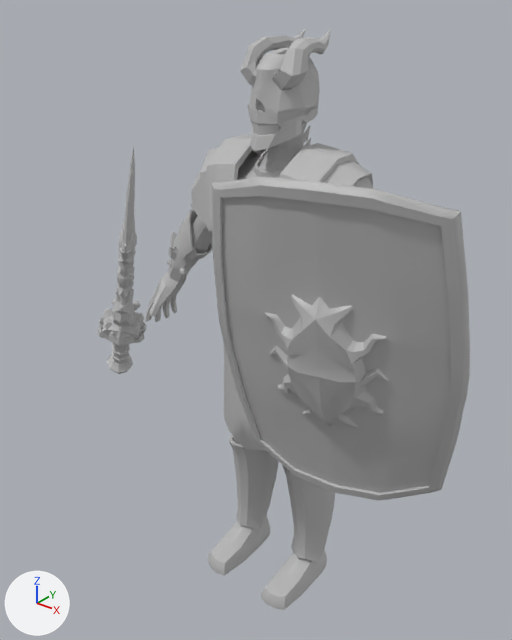
The FBX model Assets/Animation/Enemy Knight/Jogging_Animaton_02.fbx as it was, and as the next commit left it.
The view is the same before and after, from a 50 mm camera at (0.117, -0.16, 0.187) aimed at (0.0068, -0.0222, 0.1016). Arrows for +X, +Y and +Z are at lower left; the lights stay in place. Where no turn or scale is listed for an object, it has been applied to the vertices.

In view in the first picture: 'Arms', 'Helmet', 'Legs', 'MedSword_w_UV:Sword', 'Shhinguard_Right', 'Shield_w_UV:pCube1', 'Shinguard_Left', 'Shoulder_Left', 'Shoulder_Right', 'Skirt', 'Torso', 'Wrist_Right'.
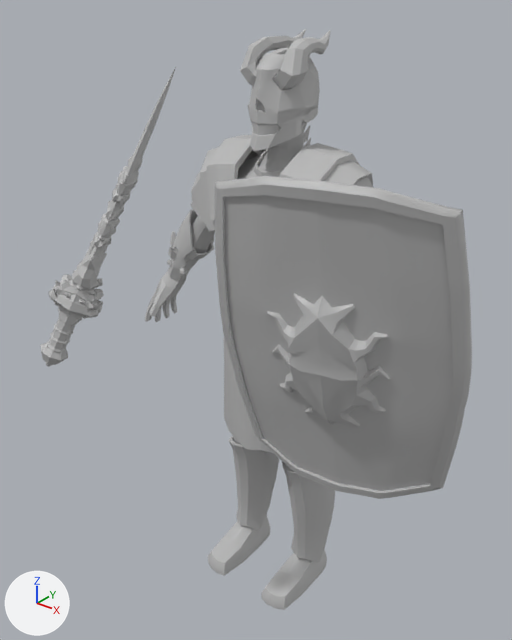
Location of each change, [x1, y1, x2, y2] in pixels of the pictures (512 x 640 px):
'Shield_w_UV:pCube1', moved: before [212, 177, 470, 500]; after [215, 176, 472, 499]
'MedSword_w_UV:Sword', moved, turned: before [97, 147, 146, 374]; after [40, 67, 176, 366]

Patch to the scene script:
```diff
--- a/Assets/Animation/Enemy Knight/Jogging_Animaton_02.fbx.py
+++ b/Assets/Animation/Enemy Knight/Jogging_Animaton_02.fbx.py
@@ ob_medsword_w_uv_sword @@
 ob_medsword_w_uv_sword = bpy.data.objects.new('MedSword_w_UV:Sword', me_mesh_013)
-ob_medsword_w_uv_sword.location = (-0.0093, -0.0533, 0.1202)
-ob_medsword_w_uv_sword.rotation_euler = (1.77, -0.405, 2.2)  # degrees (101, -23, 126)
+ob_medsword_w_uv_sword.location = (-0.0071, -0.0594, 0.1348)
+ob_medsword_w_uv_sword.rotation_euler = (2.031, 0.0505, 2.198)  # degrees (116, 2.9, 126)
 ob_medsword_w_uv_sword.scale = (0.0022, 0.0022, 0.0022)
@@ ob_shield_w_uv_pcube1 @@
 ob_shield_w_uv_pcube1 = bpy.data.objects.new('Shield_w_UV:pCube1', me_mesh_014)
-ob_shield_w_uv_pcube1.location = (0.0438, -0.0441, 0.1083)
+ob_shield_w_uv_pcube1.location = (0.0438, -0.0432, 0.1083)
```
